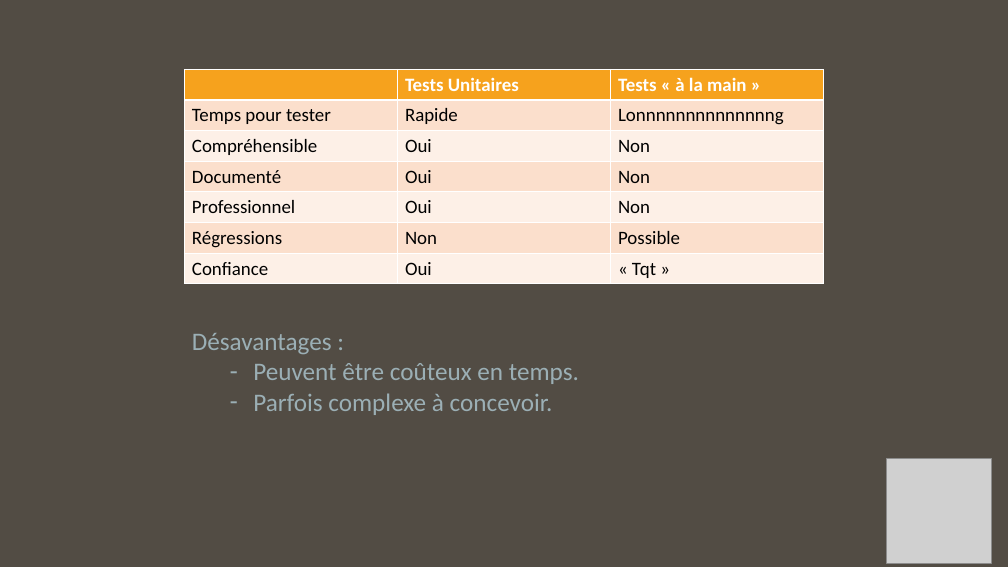
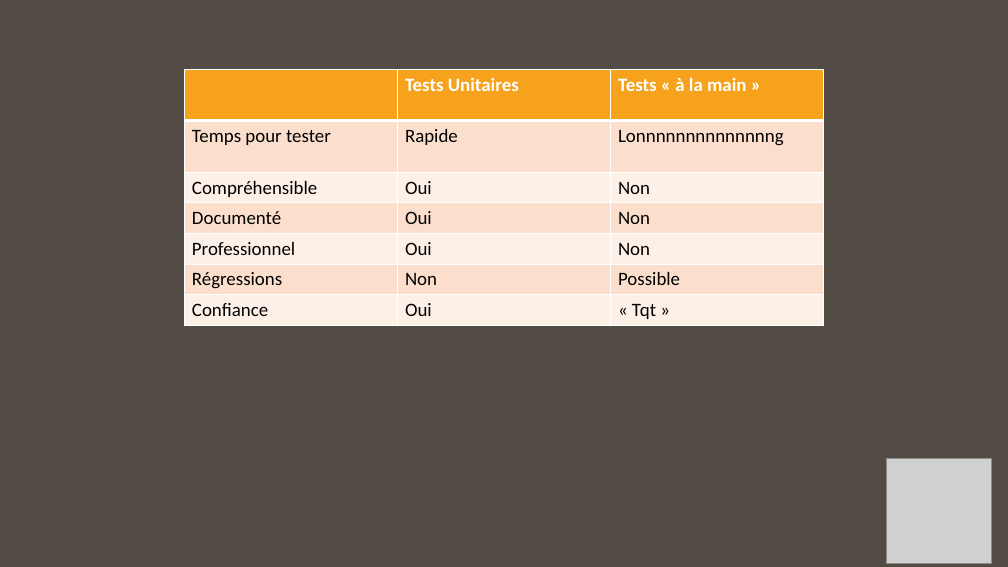
Before and after one commit to MaxtheGoodGuy/Live-Coding-Units-Tests, a slide deck: slide 4 of ppt/TU.pptx. Drawn at 1008x567 pixels with LibreOffice and Linux fonts; fonts in the diff are those of the drawing; grey boxes stand for pictures. Boxes give left, top, right and bottom in pixels: in the first picture for what was removed or moved away, otherwise in the second. Text is boxed around its words. In the diff, an @@ line names an element or a change of style, - is before the commit and + after.

```diff
--- a/ppt/TU.pptx
+++ b/ppt/TU.pptx
@@ table at (185, 70, 824, 323) @@
@@ fill #FBE0CD to #FBDFCC in 9 cells @@
@@ fill #FDF0E8 to #FDF0E7 in 9 cells @@
@@ borders changed @@
@@ text removed at (192, 333, 579, 415) @@
-Désavantages :
-  – Peuvent être coûteux en temps.
-  – Parfois complexe à concevoir.
```
Also in this commit, not shown: 1 other slide changed, 9 other files.
